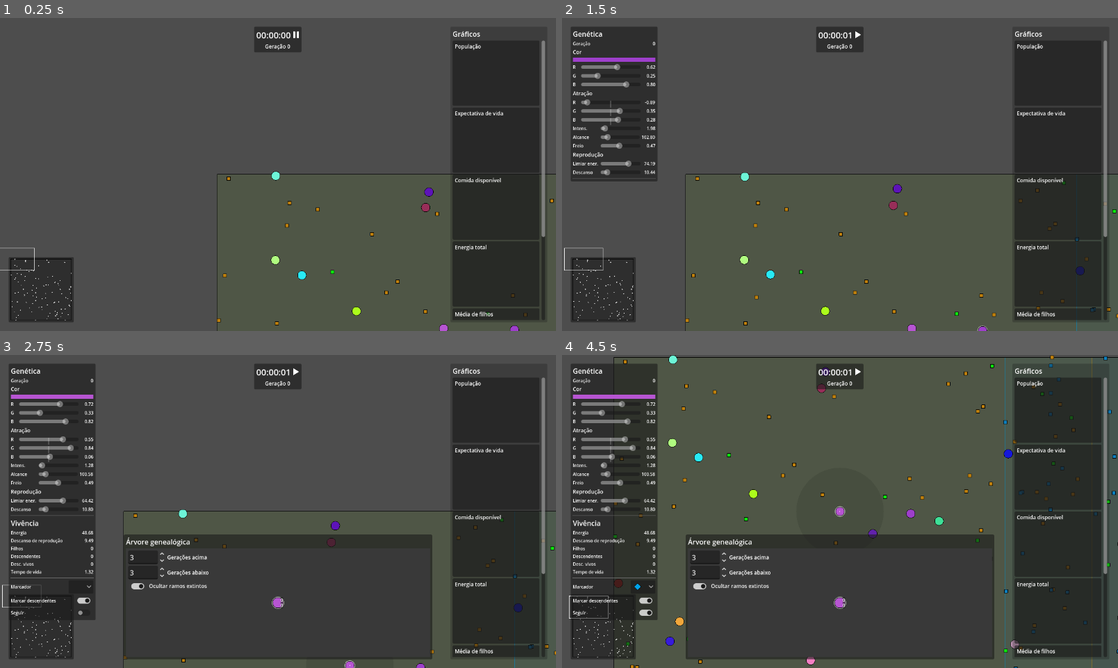
Above: before the commit, frames 1-4 (two rows, left to right).
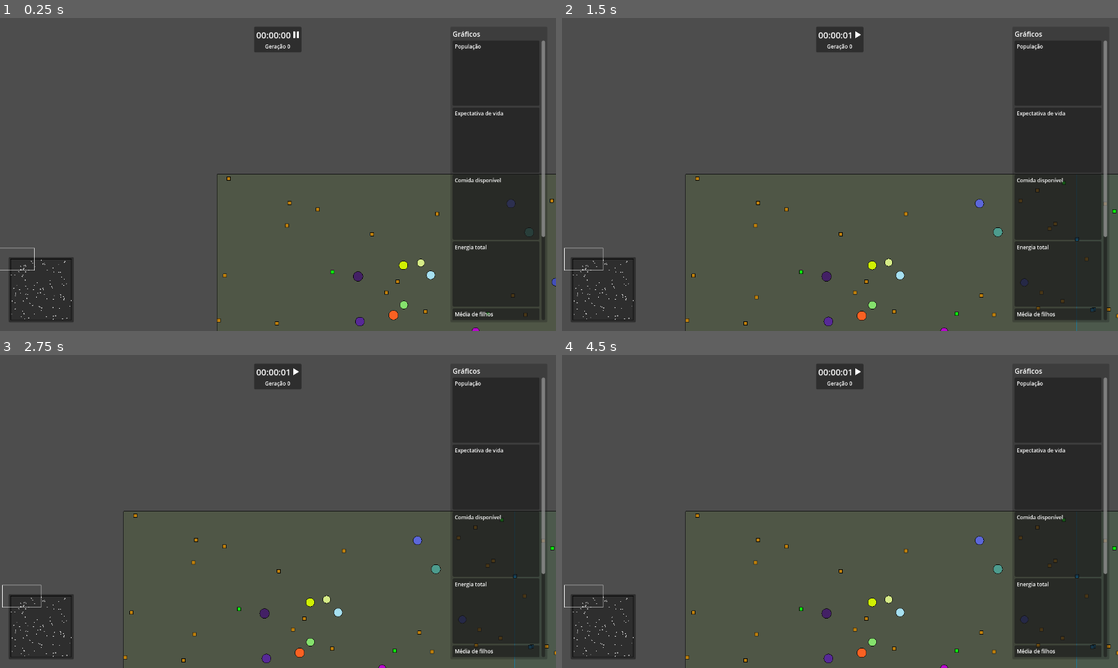
Above: after the commit, the same moments.

Repository: rodrigo-borges/attract-repel
Game: Godot game, scene res://world/world.tscn
The game is run twice, just before and just after one commit, with the same random seed, the same clock (stepped at 60 frames per second) and the same inputs. The project has no main scene, so this scene is started directly.
Inputs (mouse positions are in pixels of both pictures, inside the frame that each line leads up to):
- Up to frame 1 (0.25 s): no input
- Up to frame 2 (1.5 s): move the mouse to (1079, 330) at 0.52 s; hold D (right) 0.53-1.25 s; hold F (follow) 0.53-1.25 s; click (856, 33) at 1.25 s
- Up to frame 3 (2.75 s): tap Enter at 2 s; move the mouse to (350, 664) at 2.02 s; hold S (down) from 2.03 s (still down); click (350, 664) at 2.1 s
- Up to frame 4 (4.5 s): release S (down) at 2.75 s; click (645, 586) at 2.77 s; click (645, 599) at 3.52 s; click (645, 611) at 4.27 s

The runs differ from the first frame. In frame 1, 0.7% of the frame differs, in the area x 2-100%, y 49-100%; in frame 2, 8.1%; in frame 3, 33%; in frame 4, 35%, in the area x 0-100%, y 0-100%.
Error before the commit: Out of bounds get index '7' (on base: 'Array[Marker]') (res://world/hud/creature_card/marker_button.gd:28)

Commit message:
Adiciona parâmetros baseados no raio da criatura e custo energético para campo de visão

Diff:
--- a/entities/creature/creature_data.gd
+++ b/entities/creature/creature_data.gd
@@ -1,10 +1,10 @@
 extends Resource
 class_name CreatureData
 
-static var MAX_ENERGY:float = 100.
 static var BASE_REPRODUCTION_COST:float = 20.
 static var MUTATION_CHANCE:float = .1
 static var COLOR_MUTATION_STD:float = .1
+static var RADIUS_MUTATION_STD:float = 1.
 static var ATTR_MUTATION_STD:float = .3
 static var INTENSITY_MUTATION_STD:float = 1.
 static var SENSE_RADIUS_MUTATION_STD:float = 10.
@@ -12,16 +12,28 @@
 static var REPR_COOLDOWN_MUTATION_STD:float = 5.
 static var BRAKE_MUTATION_STD:float = .2
 
-var color:Color
+static var MASS_DENSITY:float = 1.
+static var ENERGY_DENSITY:float = 2.
+
+var color:Color:
+	set(value):
+		color = value
+		color_vec = Vector3(value.r, value.g, value.b)
+var color_vec:Vector3
 var size_radius:float:
-	set(value): size_radius = maxf(value, 1.)
+	set(value):
+		size_radius = maxf(value, 1.)
+		mass = PI*size_radius*size_radius*MASS_DENSITY
+		max_energy = 2*PI*size_radius*ENERGY_DENSITY
+var mass:float
+var max_energy:float
 var attraction:Vector3
 var intensity:float:
 	set(value): intensity = maxf(value, 1.)
 var sense_radius:float:
 	set(value): sense_radius = maxf(value, 50.)
 var reproduction_energy_threshold:float:
-	set(value): reproduction_energy_threshold = clampf(value, 0., MAX_ENERGY)
+	set(value): reproduction_energy_threshold = clampf(value, 0., max_energy)
 var reproduction_cooldown:float:
 	set(value): reproduction_cooldown = maxf(value, 0.)
 var brake:float:
@@ -41,6 +53,8 @@
 		color.g = clampf(color.r + randfn(0., COLOR_MUTATION_STD), 0., 1.)
 	if randf() < MUTATION_CHANCE:
 		color.b = clampf(color.r + randfn(0., COLOR_MUTATION_STD), 0., 1.)
+	if randf() < MUTATION_CHANCE:
+		size_radius += randfn(0., RADIUS_MUTATION_STD)
 	if randf() < MUTATION_CHANCE:
 		attraction.x += randfn(0., ATTR_MUTATION_STD)
 	if randf() < MUTATION_CHANCE:
--- a/entities/creature/creature_vessel.gd
+++ b/entities/creature/creature_vessel.gd
@@ -5,17 +5,22 @@
 signal created_food(food:Food)
 signal died
 
-static var BASE_FORCE:float = 100.
+static var BASE_FORCE:float = 10000.1
 static var BASE_MAINTENANCE_COST:float = 1.
-static var BASE_MOVEMENT_COST:float = .1
-static var FORCE_LINE_SCALE:float = 30.
+static var BASE_MOVEMENT_COST:float = .0003
+static var BASE_SENSE_COST:float = .001
+static var FORCE_LINE_SCALE:float = .1
 static var FORCE_LINE_CAP:float = 50.
 
 var data:CreatureData
 var color:Color:
 	get(): return data.color
+var color_vec:Vector3:
+	get(): return data.color_vec
 var size_radius:float:
 	get(): return data.size_radius
+var mass:float:
+	get(): return data.mass
 var attraction:Vector3:
 	get(): return data.attraction
 var intensity:float:
@@ -108,11 +113,11 @@
 	attraction_force = Vector2.ZERO
 	var nodes_in_sight:Array[Node2D] = sense_area.get_overlapping_bodies()
 	for node in nodes_in_sight:
-		if "color" in node and node != self:
+		if node != self and "color" in node:
 			attraction_force += calculate_attraction_force(node)
-	brake_force = -velocity * delta * brake
+	brake_force = -velocity * delta * brake * mass
 	total_force = attraction_force + brake_force
-	velocity += total_force
+	velocity += total_force / data.mass
 	if global_position.x - size_radius < World.area.position.x:
 		velocity.x = abs(velocity.x)
 	elif global_position.x + size_radius > World.area.end.x:
@@ -122,8 +127,9 @@
 	elif global_position.y +size_radius > World.area.end.y:
 		velocity.y = -abs(velocity.y)
 
+	energy -= BASE_MAINTENANCE_COST * delta
 	energy -= total_force.length() * delta * BASE_MOVEMENT_COST
-	energy -= BASE_MAINTENANCE_COST * delta
+	energy -= sense_radius * delta * BASE_SENSE_COST
 	if energy <= 0.:
 		die()
 
@@ -132,8 +138,10 @@
 		if collision.get_collider() is Food:
 			var food = collision.get_collider() as Food
 			energy += food.energy_provided
-			energy = minf(CreatureData.MAX_ENERGY, energy)
+			energy = minf(data.max_energy, energy)
 			food.consume()
+		else:
+			print("colliding with %s" % collision.get_collider())
 
 func _draw() -> void:
 	if draw_sense_radius:
@@ -207,7 +215,7 @@
 
 static func create(
 		_data:CreatureData,
-		_energy:float=CreatureData.MAX_ENERGY/2.) -> CreatureVessel:
+		_energy:float=_data.max_energy/2.) -> CreatureVessel:
 	var creature:CreatureVessel = CreatureVessel.new()
 	creature.data = _data
 	creature.energy = _energy
--- a/entities/food.gd
+++ b/entities/food.gd
@@ -6,7 +6,11 @@
 
 const BASE_SIZE:float = 8.
 
-var color:Color
+var color:Color:
+	set(value):
+		color = value
+		color_vec = Vector3(value.r, value.g, value.b)
+var color_vec:Vector3
 var energy_provided:float
 var decay_time:float
 var decay_timer:Timer
--- a/world/hud/creature_card/creature_card.gd
+++ b/world/hud/creature_card/creature_card.gd
@@ -13,6 +13,9 @@
 @onready var genetics_container:Control = find_child("Genetics")
 @onready var generation:ValueUI = find_child("Generation")
 @onready var color_ui:ColorUI = find_child("Color")
+@onready var size_radius:ValueUI = find_child("SizeRadius")
+@onready var mass:ValueUI = find_child("Mass")
+@onready var max_energy:ValueUI = find_child("MaxEnergy")
 @onready var attraction:Vector3UI = find_child("Attraction")
 @onready var intensity:ValueUI = find_child("Intensity")
 @onready var sense_radius:ValueUI = find_child("SenseRadius")
@@ -50,6 +53,9 @@
 	if creature != null:
 		generation.value = creature.generation
 		color_ui.color = creature.color
+		size_radius.value = creature.size_radius
+		mass.value = creature.mass
+		max_energy.value = creature.max_energy
 		attraction.vec = creature.attraction
 		intensity.value = creature.intensity
 		sense_radius.value = creature.sense_radius
--- a/world/hud/creature_card/creature_card.tscn
+++ b/world/hud/creature_card/creature_card.tscn
@@ -79,6 +79,38 @@
 [node name="Color" parent="MarginContainer/VBoxContainer/Genetics" instance=ExtResource("1_yku8q")]
 layout_mode = 2
 
+[node name="SizeRadius" parent="MarginContainer/VBoxContainer/Genetics" instance=ExtResource("4_khe27")]
+layout_mode = 2
+title = "Tamanho"
+format_string = "%.1f"
+value = 1.0
+min_value = 1.0
+max_value = 30.0
+title_min_width = 60.0
+value_min_width = 30.0
+
+[node name="Mass" parent="MarginContainer/VBoxContainer/Genetics" instance=ExtResource("4_khe27")]
+layout_mode = 2
+title = "Massa"
+format_string = "%.1f"
+value = 1.0
+min_value = 1.0
+max_value = 30.0
+show_slider = false
+title_min_width = 60.0
+value_min_width = 30.0
+
+[node name="MaxEnergy" parent="MarginContainer/VBoxContainer/Genetics" instance=ExtResource("4_khe27")]
+layout_mode = 2
+title = "Energia máxima"
+format_string = "%.1f"
+value = 1.0
+min_value = 1.0
+max_value = 30.0
+show_slider = false
+title_min_width = 60.0
+value_min_width = 30.0
+
 [node name="Attraction" parent="MarginContainer/VBoxContainer/Genetics" instance=ExtResource("2_n27h6")]
 layout_mode = 2
 title = "Atração"
@@ -147,6 +179,7 @@
 [node name="Energy" parent="MarginContainer/VBoxContainer/Life" instance=ExtResource("4_khe27")]
 layout_mode = 2
 title = "Energia"
+format_string = "%.1f"
 show_slider = false
 title_min_width = 15.0
 value_min_width = 30.0
@@ -154,6 +187,7 @@
 [node name="ReprCooldownTime" parent="MarginContainer/VBoxContainer/Life" instance=ExtResource("4_khe27")]
 layout_mode = 2
 title = "Descanso de reprodução"
+format_string = "%.1f"
 show_slider = false
 title_min_width = 15.0
 value_min_width = 30.0
@@ -185,6 +219,7 @@
 [node name="Lifespan" parent="MarginContainer/VBoxContainer/Life" instance=ExtResource("4_khe27")]
 layout_mode = 2
 title = "Tempo de vida"
+format_string = "%.1f"
 show_slider = false
 title_min_width = 15.0
 value_min_width = 30.0
@@ -211,7 +246,7 @@
 focus_mode = 0
 selected = 0
 allow_reselect = true
-item_count = 7
+item_count = 14
 popup/item_0/text = " "
 popup/item_0/id = 0
 popup/item_1/icon = ExtResource("9_khktn")
@@ -226,6 +261,20 @@
 popup/item_5/id = 5
 popup/item_6/icon = ExtResource("14_owo5i")
 popup/item_6/id = 6
+popup/item_7/text = " "
+popup/item_7/id = 7
+popup/item_8/icon = ExtResource("9_khktn")
+popup/item_8/id = 8
+popup/item_9/icon = ExtResource("10_71dvv")
+popup/item_9/id = 9
+popup/item_10/icon = ExtResource("11_yb8vw")
+popup/item_10/id = 10
+popup/item_11/icon = ExtResource("12_fmcfy")
+popup/item_11/id = 11
+popup/item_12/icon = ExtResource("13_qe86j")
+popup/item_12/id = 12
+popup/item_13/icon = ExtResource("14_owo5i")
+popup/item_13/id = 13
 script = ExtResource("7_uykr0")
 markers = Array[ExtResource("8_i74sm")]([SubResource("Resource_mmbpv"), SubResource("Resource_kytwh"), SubResource("Resource_tuc3y"), SubResource("Resource_gho3q"), SubResource("Resource_ygccs"), SubResource("Resource_vlr37")])
 
--- a/world/hud/creature_card/value_ui.gd
+++ b/world/hud/creature_card/value_ui.gd
@@ -5,7 +5,7 @@
 @export var title:String = "X":
 	set(value): title = value; update()
 @export var format_string:String = "%.2f":
-	set(value): format_string = value; update()
+	set(value): format_string = value; update_value()
 @export var value:float = 0.:
 	set(_value): value = _value; update_value()
 @export var min_value:float = -1.:
--- a/world/world.gd
+++ b/world/world.gd
@@ -46,14 +46,14 @@
 
 
 func _ready() -> void:
-	create_spawner(Rect2(Vector2(0., 0.), Vector2(1100.,1600.)), 2., Color(.75,.5,.05), 15., 60.)
-	create_spawner(Rect2(Vector2(900., 0.), Vector2(1100.,1600.)), 4., Color(.05,.5,.75), 15., 60.)
+	create_spawner(Rect2(Vector2(0., 0.), Vector2(1100.,1600.)), 2., Color(.75,.5,.05), 20., 60.)
+	create_spawner(Rect2(Vector2(900., 0.), Vector2(1100.,1600.)), 4., Color(.05,.5,.75), 20., 60.)
 	create_spawner(Rect2(Vector2(0.,1100.), Vector2(2000.,900.)), 2., Color(.05,.9,.05), -20., 60.)
 	create_spawner(Rect2(Vector2(0.,0.), Vector2(2000.,1100.)), .5, Color(.05,.9,.05), -40., 60.)
 
 	for i in n_creatures:
 		var data = CreatureData.create(
-				Color(randf(), randf(), randf()), 10.,
+				Color(randf(), randf(), randf()), randfn(10., 1.),
 				Vector3(randfn(0., 1.), randfn(0., 1.), randfn(0., 1.)).normalized(), randfn(2., 1.), randfn(100., 5.),
 				randfn(70., 5.), randfn(10., 1.),
 				randfn(.5, .1))
@@ -246,7 +246,7 @@
 		compared_creature = null
 
 func _on_creature_hovered_on_tree(creature:CreatureData) -> void:
-	if creature != null:
+	if creature != null and creature != featured_creature:
 		if creature.vessel != null:
 			hover_creature(creature.vessel)
 		else:
Not shown, changed: README.md
